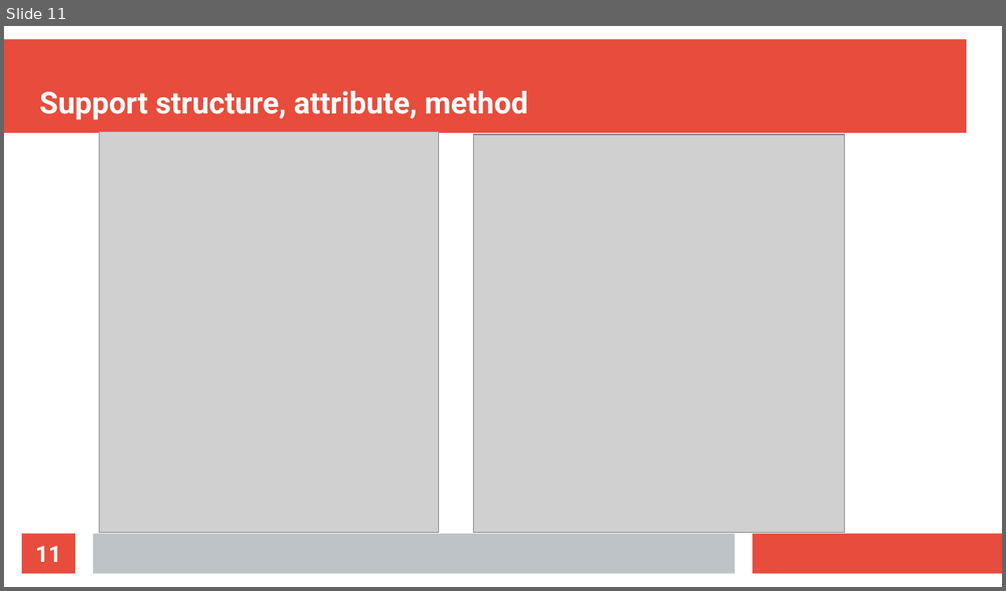
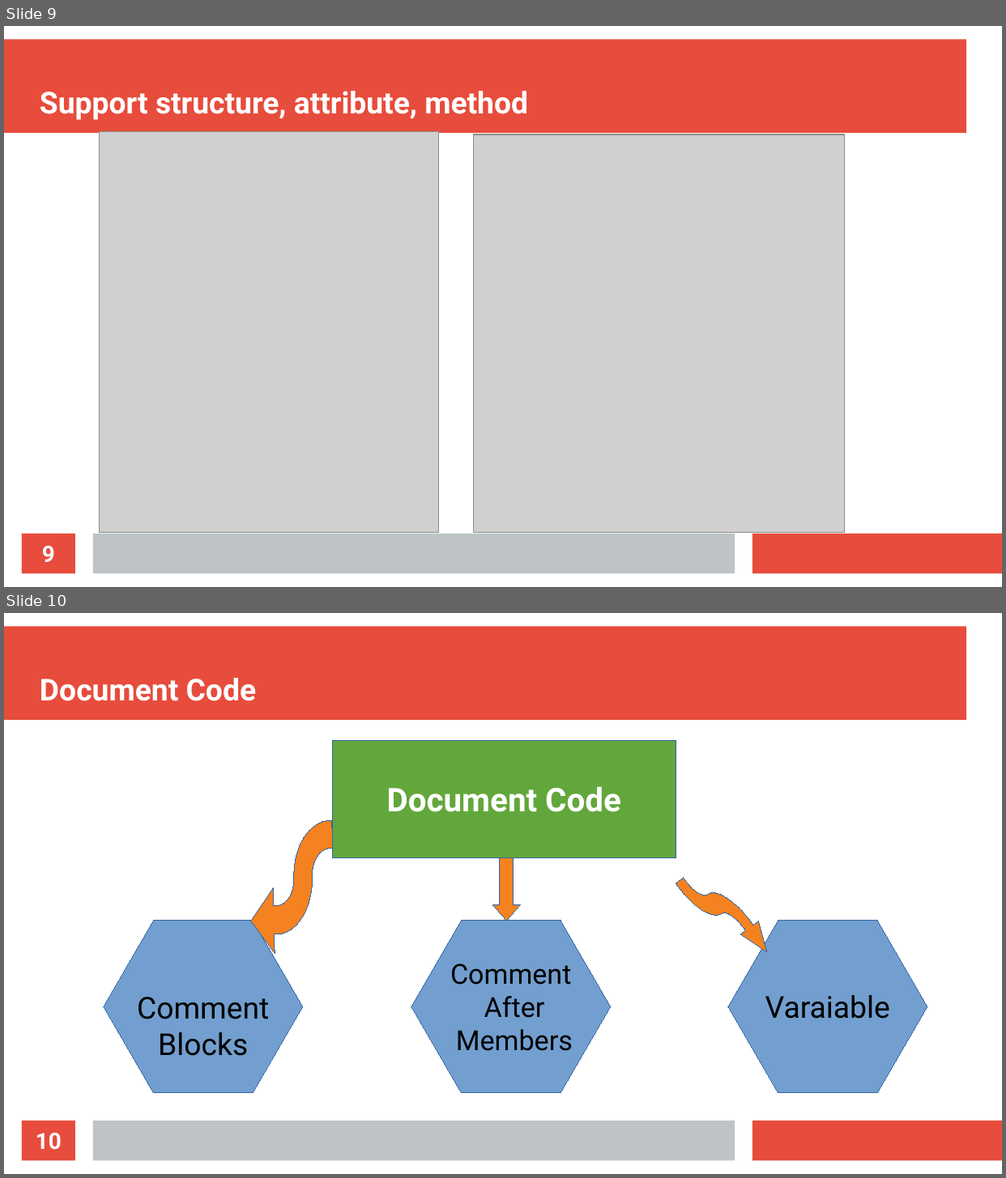
Before and after one commit to nguyenthang011099/Doxygen-, a slide deck: Doxygen.odp. Shown one above the other, each under a label of ours: slide 11 before the commit, slides 9 and 10 after it. The pictures are 1006x591 and 1006x1178 pixels, drawn with LibreOffice and Linux fonts; fonts in the diff are those of the drawing; grey boxes stand for pictures. Boxes give left, top, right and bottom in pixels: in the first picture for what was removed or moved away, otherwise in the second. Text is boxed around its words. In the diff, an @@ line names an element or a change of style, - is before the commit and + after.

```diff
--- a/Doxygen.odp
+++ b/Doxygen.odp
@@ slide 10 added at (x1=4, y1=613, x2=1002, y2=1174), background #FFFFFF; not listed: 3 template elements that a slide beside it also shows @@
@@ title added at (x1=40, y1=678, x2=257, y2=701), 24 pt, text #FFFFFF, bold @@
+Document Code
@@ rectangle added at (x1=333, y1=741, x2=677, y2=858), fill #62A73B, outline #3465A4 0 pt, 26 pt, text #FFFFFF, bold @@
+Document Code
@@ freeform shape added at (x1=249, y1=820, x2=335, y2=954), fill #F58220, outline #3465A4 0 pt @@
@@ up arrow added at (x1=493, y1=858, x2=520, y2=921), fill #F58220, outline #3465A4 0 pt @@
@@ freeform shape added at (x1=676, y1=857, x2=776, y2=972), fill #F58220, outline #3465A4 0 pt @@
@@ hexagon added at (x1=104, y1=921, x2=303, y2=1093), fill #729FCF, outline #3465A4 0 pt, 24 pt, text #000000 @@
+Comment
+Blocks
@@ hexagon added at (x1=411, y1=921, x2=611, y2=1093), fill #729FCF, outline #3465A4 0 pt, 22 pt, text #000000 @@
+Comment
+After
+Members
@@ hexagon added at (x1=728, y1=921, x2=927, y2=1093), fill #729FCF, outline #3465A4 0 pt, 24 pt, text #000000 @@
+Varaiable
@@ page number added at (x1=22, y1=1121, x2=75, y2=1161), fill #E74C3C, 18 pt, text #FFFFFF, bold @@
+10
@@ what was slide 11 is now slide 9 @@
@@ page number at (x1=42, y1=546, x2=55, y2=562): text changed @@
-11
+9
```
Also in this commit, not shown: 3 slides changed, 5 other slides added, 6 slides removed, 6 other files.
